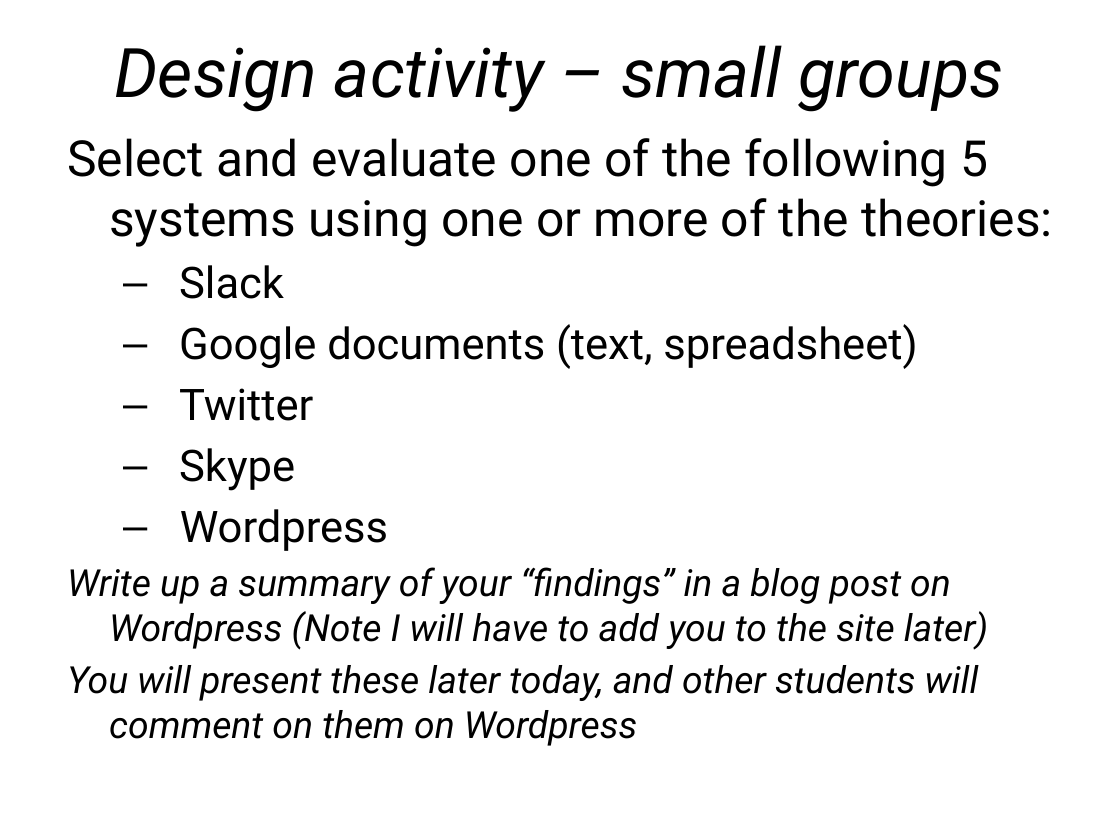
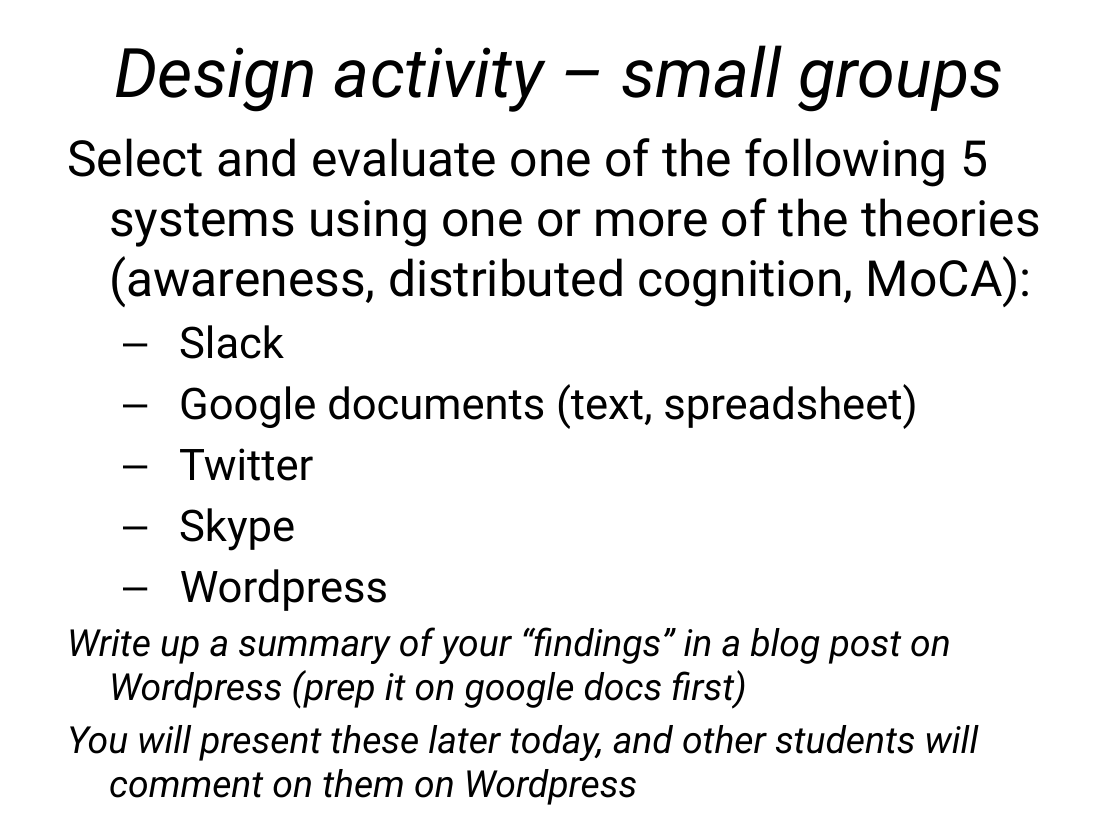
Before and after one commit to margaretstorey/cscwzurich, a slide deck: slide 10 of slides/1. course mechanics.pptx. Drawn at 1120x840 pixels with LibreOffice and Linux fonts; fonts in the diff are those of the drawing. Boxes give left, top, right and bottom in pixels: in the first picture for what was removed or moved away, otherwise in the second. Text is boxed around its words. In the diff, an @@ line names an element or a change of style, - is before the commit and + after.

Commit message:
Uploading minor changes

```diff
--- a/slides/1. course mechanics.pptx
+++ b/slides/1. course mechanics.pptx
@@ text at (x1=67, y1=138, x2=1040, y2=307): text changed @@
-Select and evaluate one of the following 5 systems using one or more of the theories:
+Select and evaluate one of the following 5 systems using one or more of the theories (awareness, distributed cognition, MoCA):
@@ text at (x1=67, y1=627, x2=951, y2=709): text changed @@
-Write up a summary of your “findings” in a blog post on Wordpress (Note I will have to add you to the site later)
+Write up a summary of your “findings” in a blog post on Wordpress (prep it on google docs first)
```
